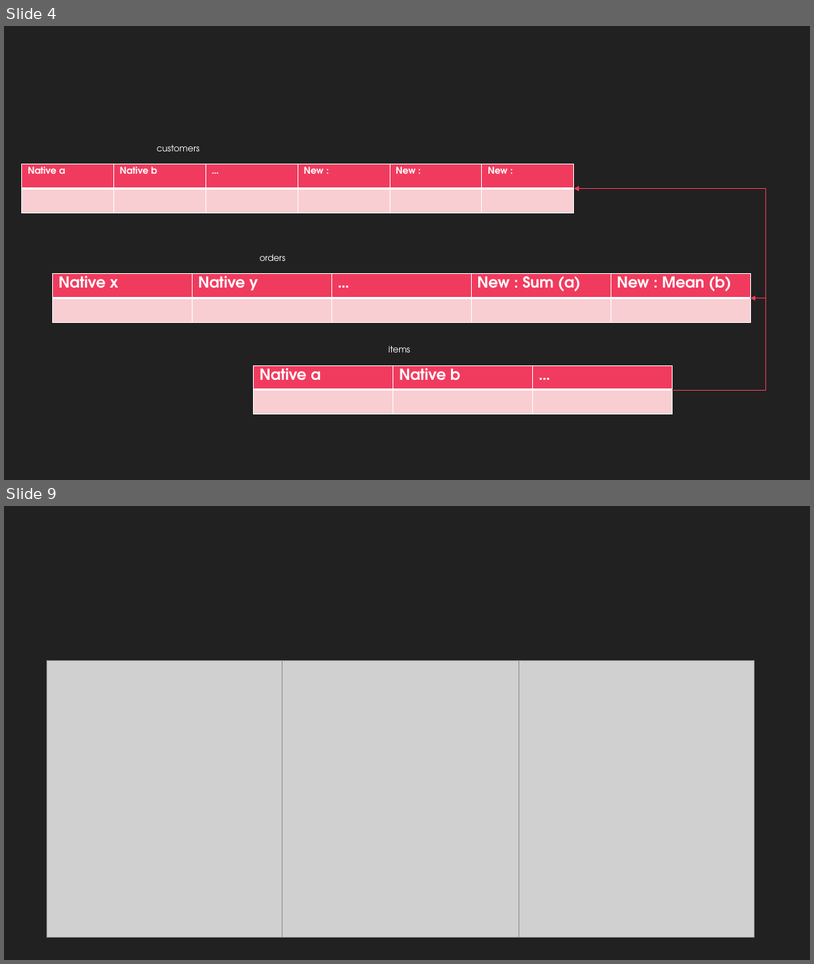
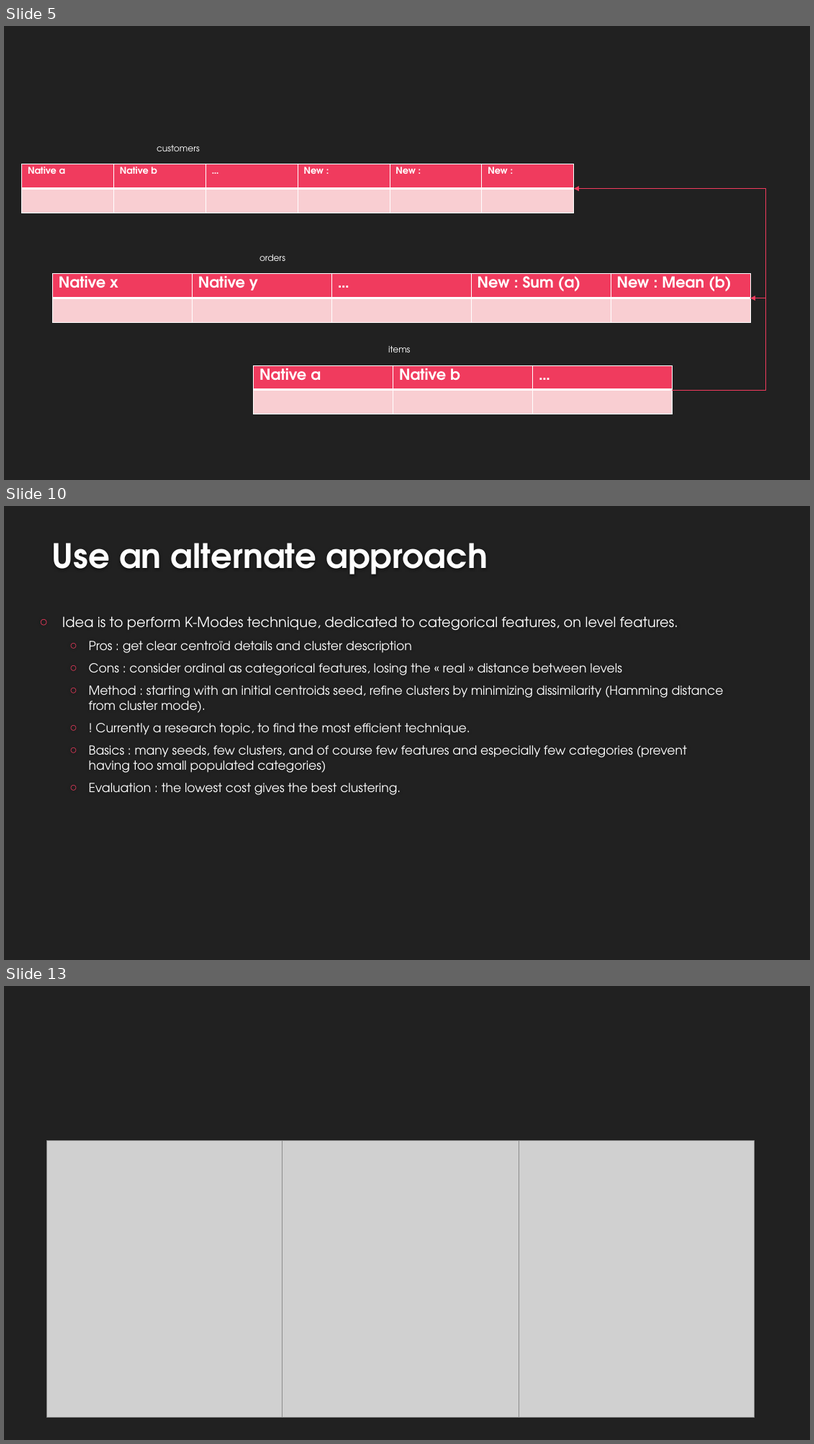
Before and after one commit to EtienneLardeur/P5_CustomerSegmentation, a slide deck: P5Olist_Présentation_initiale.pptx. Shown one above the other, each under a label of ours: slides 4 and 9 before the commit, slides 5, 10 and 13 after it; the slides between them are not shown. The pictures are 814x964 and 814x1444 pixels, drawn with LibreOffice and Linux fonts; fonts in the diff are those of the drawing; grey boxes stand for pictures; background and template pictures are left out. Boxes give left, top, right and bottom in pixels: in the first picture for what was removed or moved away, otherwise in the second. Text is boxed around its words. In the diff, an @@ line names an element or a change of style, - is before the commit and + after.

Commit message:
Update P5Olist_Présentation_initiale.pptx
Quelques idées de processus

```diff
--- a/P5Olist_Présentation_initiale.pptx
+++ b/P5Olist_Présentation_initiale.pptx
@@ slide 10 added at (4, 506, 810, 960), background #212121 @@
@@ title added at (52, 543, 488, 574), 40 pt, text #FEFEFE, bold @@
+Use an alternate approach
@@ text added at (62, 616, 724, 795), 14.8 pt, text #FFFFFF @@
+○ Idea is to perform K-Modes technique, dedicated to categorical features, on level features.
+  ○ Pros : get clear centroïd details and cluster description
+  ○ Cons : consider ordinal as categorical features, losing the « real » distance between levels
+  ○ Method : starting with an initial centroids seed, refine clusters by minimizing dissimilarity (Hamming distance from cluster mode).
+  ○ ! Currently a research topic, to find the most efficient technique.
+  ○ Basics : many seeds, few clusters, and of course few features and especially few categories (prevent having too small populated categories)
+  ○ Evaluation : the lowest cost gives the best clustering.
@@ what was slide 4 is now slide 5 @@
@@ what was slide 9 is now slide 13 @@
```
Also in this commit, not shown: 5 slides changed, 4 other slides added.
